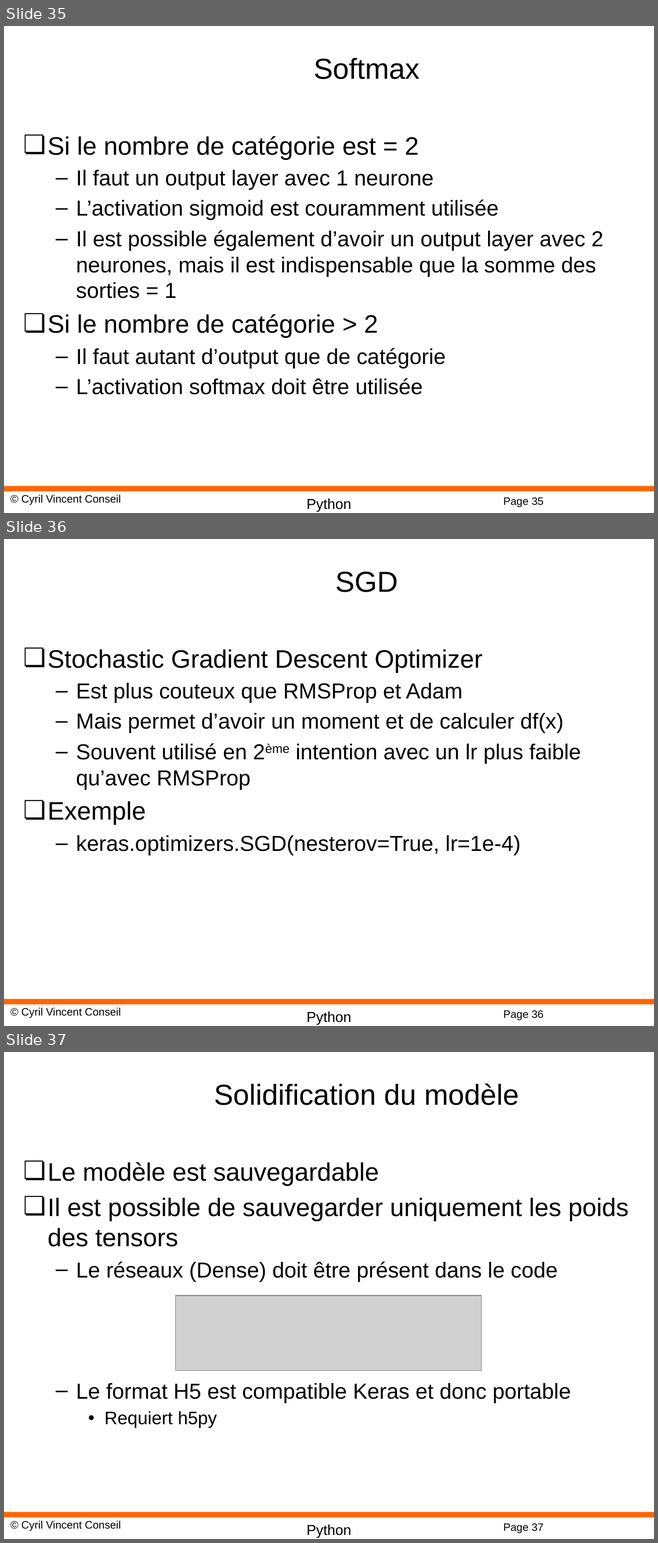
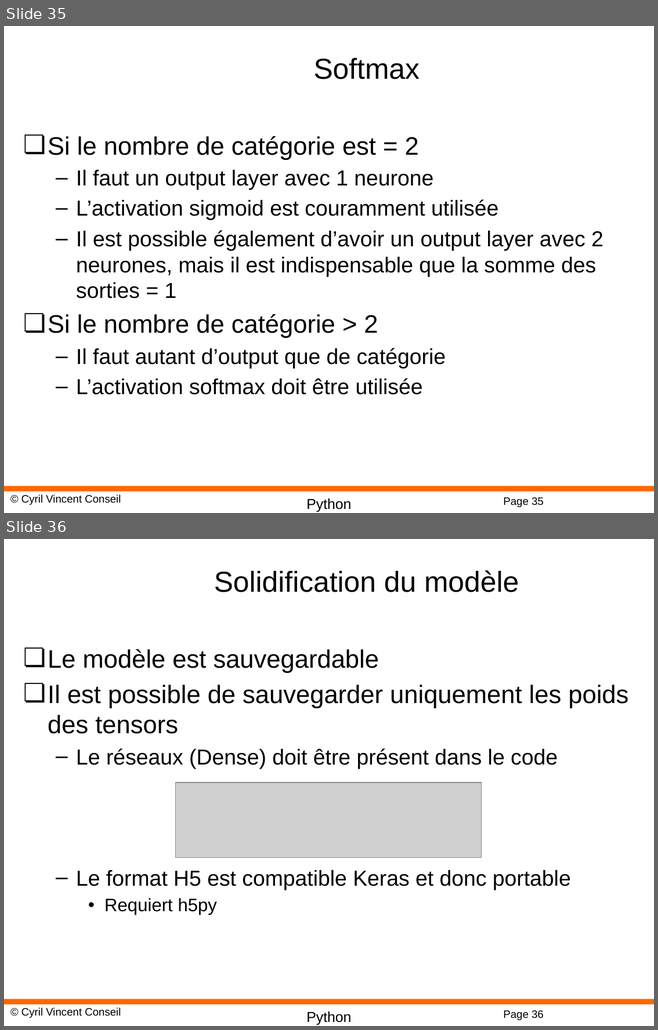
Before and after one commit to cyrilvincent/DL, a slide deck: PPT/DeepLearning09-Keras.pptx. Shown one above the other, each under a label of ours: slides 35, 36 and 37 before the commit, slides 35 and 36 after it. The pictures are 658x1543 and 658x1030 pixels, drawn with LibreOffice and Linux fonts; fonts in the diff are those of the drawing; grey boxes stand for pictures; background and template pictures are left out. Boxes give left, top, right and bottom in pixels: in the first picture for what was removed or moved away, otherwise in the second. Text is boxed around its words. In the diff, an @@ line names an element or a change of style, - is before the commit and + after.

```diff
--- a/PPT/DeepLearning09-Keras.pptx
+++ b/PPT/DeepLearning09-Keras.pptx
@@ slide 36 removed at (x1=4, y1=539, x2=654, y2=1026), background #FFFFFF; not listed: 4 template elements that a slide beside it also shows @@
@@ title removed at (x1=335, y1=571, x2=398, y2=592) @@
-SGD
@@ text removed at (x1=48, y1=649, x2=581, y2=856) @@
-❏ Stochastic Gradient Descent Optimizer
-  – Est plus couteux que RMSProp et Adam
-  – Mais permet d’avoir un moment et de calculer df(x)
-  – Souvent utilisé en 2ème intention avec un lr plus faible qu’avec RMSProp
-❏ Exemple
-  – keras.optimizers.SGD(nesterov=True, lr=1e-4)
@@ what was slide 37 is now slide 36 @@
@@ page number at (x1=503, y1=1011, x2=543, y2=1020): text changed @@
-Page 37
+Page 36
```
Also in this commit, not shown: 1 slide changed, 3 other files.
